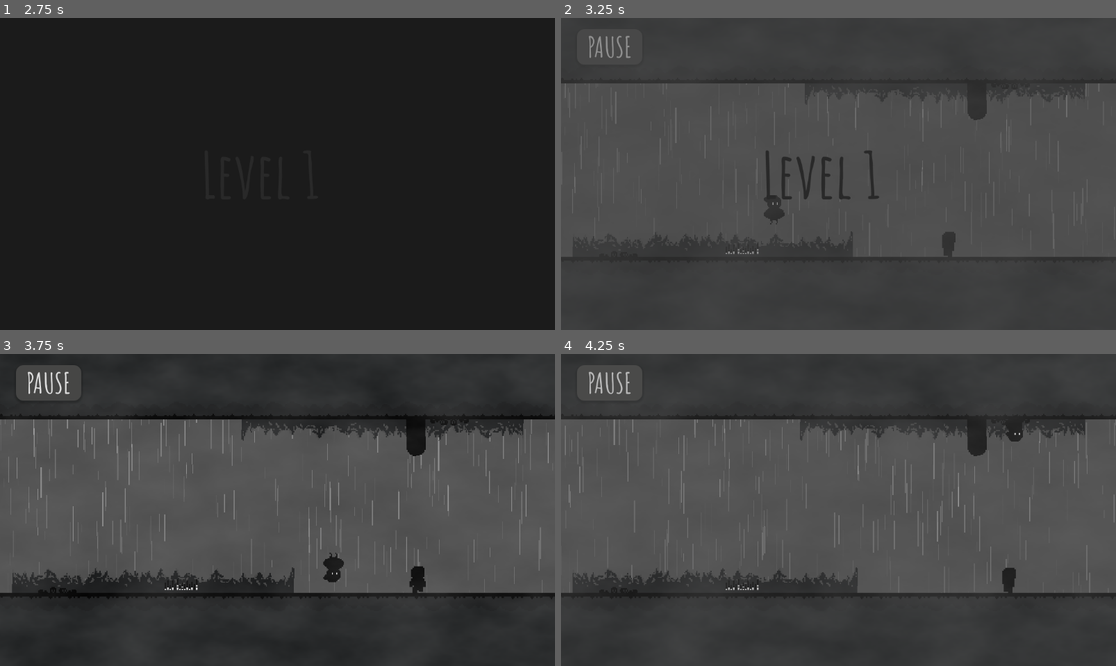
Above: before the commit, frames 1-4 (two rows, left to right).
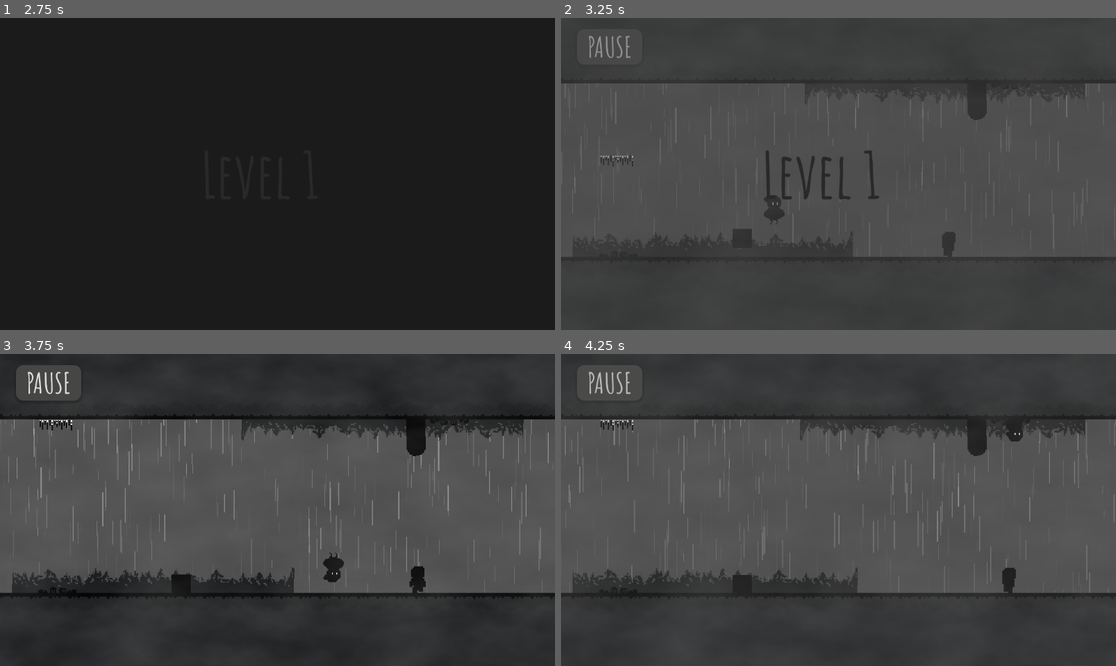
Above: after the commit, the same moments.

Repository: aliaprince916-commits/gravity
Game: Godot game, scene res://scenes/mainmenu.tscn
Two runs of this game, one before a commit and one after it. Both use one fixed random seed, a clock stepped at 60 frames per second and the inputs below.
Inputs:
- Up to frame 1 (2.75 s): click "play" at 0.5 s; click "play" at 1.25 s; click "1" at 2 s
- Up to frame 2 (3.25 s): tap Enter (ui_accept) at 2.75, 3.02 s; hold Right (ui_right) from 2.78 s (still down); tap G (g) at 2.85 s
- Up to frame 3 (3.75 s): keep holding Right (ui_right); tap G (g) at 3.6 s
- Up to frame 4 (4.25 s): keep holding Right (ui_right); tap Enter (ui_accept) at 3.77 s

Frame 1 is identical in both runs. In frame 2, 0.2% of the frame differs, in the area x 7-36%, y 44-76%; in frame 3, 0.2%; in frame 4, 0.1%.

Commit message:
وديع هلا

Diff:
--- /dev/null
+++ b/scenes/box.tscn
@@ -0,0 +1,19 @@
+[gd_scene load_steps=4 format=3 uid="uid://bavtm8roj4da"]
+
+[ext_resource type="Texture2D" uid="uid://blp8l72uggh32" path="res://assets/Dungeon Tile Set.png" id="1_3inec"]
+[ext_resource type="Script" uid="uid://c1gnh85xb8mxt" path="res://scripts/box.gd" id="1_ks2v0"]
+
+[sub_resource type="RectangleShape2D" id="RectangleShape2D_ks2v0"]
+size = Vector2(14, 14)
+
+[node name="box" type="CharacterBody2D" groups=["gravity"]]
+script = ExtResource("1_ks2v0")
+
+[node name="DungeonTileSet" type="Sprite2D" parent="."]
+self_modulate = Color(0, 0, 0, 1)
+texture = ExtResource("1_3inec")
+region_enabled = true
+region_rect = Rect2(160, 160, 16, 16)
+
+[node name="CollisionShape2D" type="CollisionShape2D" parent="."]
+shape = SubResource("RectangleShape2D_ks2v0")
--- a/scenes/lvl_prototype.tscn
+++ b/scenes/lvl_prototype.tscn
@@ -11,7 +11,8 @@
 [ext_resource type="PackedScene" uid="uid://b5rdv8xu15dff" path="res://scenes/monster.tscn" id="9_j0drg"]
 [ext_resource type="PackedScene" uid="uid://bp28bnr788mv5" path="res://scenes/finich.tscn" id="10_xh4mi"]
 [ext_resource type="PackedScene" uid="uid://gbfbhktwakum" path="res://scenes/lvl.tscn" id="11_r76lk"]
-[ext_resource type="PackedScene" path="res://scenes/particulse.tscn" id="12_cssb6"]
+[ext_resource type="PackedScene" uid="uid://cvcu8vln05hgw" path="res://scenes/particulse.tscn" id="12_cssb6"]
+[ext_resource type="PackedScene" uid="uid://bavtm8roj4da" path="res://scenes/box.tscn" id="13_trl1v"]
 
 [sub_resource type="TileSetAtlasSource" id="TileSetAtlasSource_kbqdv"]
 texture = ExtResource("2_6v2h5")
@@ -162,6 +163,7 @@
 [node name="player" parent="." instance=ExtResource("1_hpibf")]
 z_index = 1
 position = Vector2(90, -83)
+ghost_enabeld = false
 
 [node name="gr_ch" parent="." instance=ExtResource("4_6v2h5")]
 z_index = 1
@@ -216,4 +218,7 @@
 target = ExtResource("11_r76lk")
 
 [node name="CharacterBody2D" parent="." instance=ExtResource("12_cssb6")]
-position = Vector2(153, -71)
+position = Vector2(49, -68)
+
+[node name="box" parent="." instance=ExtResource("13_trl1v")]
+position = Vector2(153, -91)
--- a/scenes/monster.tscn
+++ b/scenes/monster.tscn
@@ -7,6 +7,7 @@
 [ext_resource type="Texture2D" uid="uid://d1wip3vl66iqu" path="res://assets/Skeletons/Animations/Die/Png_Files/Skeleton_die4.png" id="5_x2c6u"]
 [ext_resource type="Texture2D" uid="uid://b0834i0burujl" path="res://assets/Skeletons/Animations/Die/Png_Files/Skeleton_die5.png" id="6_ei7v0"]
 [ext_resource type="Texture2D" uid="uid://dbnqhtjq6ay1i" path="res://assets/Skeletons/Animations/Walk/PngFiles/Skeleton_walk-Sheet.png" id="7_1v1i4"]
+[ext_resource type="AudioStream" uid="uid://hidw072erk20" path="res://assets/hurt.wav" id="8_yce20"]
 
 [sub_resource type="CapsuleShape2D" id="CapsuleShape2D_n78d1"]
 radius = 6.0
@@ -150,5 +151,8 @@
 position = Vector2(1, 0.5)
 shape = SubResource("RectangleShape2D_fttm7")
 
+[node name="die_" type="AudioStreamPlayer2D" parent="."]
+stream = ExtResource("8_yce20")
+
 [connection signal="timeout" from="Timer" to="." method="_on_timer_timeout"]
 [connection signal="area_entered" from="Area2D" to="." method="_on_area_2d_area_entered"]
--- a/scenes/particulse.tscn
+++ b/scenes/particulse.tscn
@@ -4,12 +4,13 @@
 [ext_resource type="Texture2D" uid="uid://blp8l72uggh32" path="res://assets/Dungeon Tile Set.png" id="2_b0hhx"]
 
 [sub_resource type="RectangleShape2D" id="RectangleShape2D_ub2xj"]
-size = Vector2(27.25, 1.5625)
+size = Vector2(26, 2.5)
 
 [sub_resource type="RectangleShape2D" id="RectangleShape2D_jju3v"]
-size = Vector2(27, 9)
+size = Vector2(28, 7)
 
 [node name="CharacterBody2D" type="CharacterBody2D" groups=["gravity"]]
+z_index = 1
 script = ExtResource("1_jju3v")
 
 [node name="Sprite2D" type="Sprite2D" parent="."]
@@ -18,12 +19,13 @@
 region_rect = Rect2(16, 231, 27, 9)
 
 [node name="CollisionShape2D" type="CollisionShape2D" parent="."]
-position = Vector2(0, 3.78125)
+position = Vector2(0, 3.25)
 shape = SubResource("RectangleShape2D_ub2xj")
 
 [node name="die_zone" type="Area2D" parent="."]
 
 [node name="CollisionShape2D" type="CollisionShape2D" parent="die_zone"]
+position = Vector2(0, 1.5)
 shape = SubResource("RectangleShape2D_jju3v")
 
 [connection signal="body_entered" from="die_zone" to="." method="_on_die_zone_body_entered"]
--- a/scenes/player.tscn
+++ b/scenes/player.tscn
@@ -7,6 +7,8 @@
 [ext_resource type="AudioStream" uid="uid://cohj74d588mdr" path="res://assets/g.mp3" id="4_dqkch"]
 [ext_resource type="FontFile" uid="uid://copffo3ccnjyl" path="res://assets/Icons_Essential/AmaticSC-Regular.ttf" id="6_fjrip"]
 [ext_resource type="FontFile" uid="uid://8muqk22fpwd5" path="res://assets/Icons_Essential/AmaticSC-Bold.ttf" id="6_tuyoq"]
+[ext_resource type="AudioStream" uid="uid://c1acj8f0m0hvp" path="res://assets/universfield-computer-mouse-click-02-383961 (1).mp3" id="8_smehm"]
+[ext_resource type="AudioStream" uid="uid://hidw072erk20" path="res://assets/hurt.wav" id="9_ur7pv"]
 
 [sub_resource type="AtlasTexture" id="AtlasTexture_dqkch"]
 atlas = ExtResource("2_qhqgy")
@@ -78,7 +80,7 @@
 }],
 "loop": false,
 "name": &"die",
-"speed": 3.0
+"speed": 8.0
 }, {
 "frames": [{
 "duration": 1.0,
@@ -247,6 +249,8 @@
 sprite_frames = SubResource("SpriteFrames_fulsm")
 animation = &"die"
 autoplay = "idle"
+frame = 2
+frame_progress = 1.0
 
 [node name="CollisionShape2D" type="CollisionShape2D" parent="."]
 position = Vector2(-1, 2)
@@ -347,21 +351,31 @@
 process_mode = 3
 
 [node name="ColorRect" type="ColorRect" parent="CanvasLayer2/PauseMenu"]
-offset_left = -32.0
-offset_top = -35.0
-offset_right = 1180.0
-offset_bottom = 673.0
+offset_left = -23.0
+offset_top = -25.0
+offset_right = 1189.0
+offset_bottom = 683.0
 color = Color(0, 0, 0, 0.6156863)
 
 [node name="Control" type="VBoxContainer" parent="CanvasLayer2/PauseMenu"]
-offset_left = 319.0
-offset_top = 367.0
-offset_right = 803.0
-offset_bottom = 597.0
+anchors_preset = 7
+anchor_left = 0.5
+anchor_top = 1.0
+anchor_right = 0.5
+anchor_bottom = 1.0
+offset_left = -285.0
+offset_top = -363.0
+offset_right = 285.0
+offset_bottom = -90.0
+grow_horizontal = 2
+grow_vertical = 0
+theme_override_constants/separation = 10
 
 [node name="resume" type="Button" parent="CanvasLayer2/PauseMenu/Control"]
+process_mode = 3
 layout_mode = 2
 size_flags_horizontal = 3
+size_flags_vertical = 3
 theme_override_fonts/font = ExtResource("6_tuyoq")
 theme_override_font_sizes/font_size = 58
 theme_override_styles/normal = SubResource("StyleBoxFlat_y4r1p")
@@ -371,8 +385,10 @@
 text = "resume"
 
 [node name="levels" type="Button" parent="CanvasLayer2/PauseMenu/Control"]
+process_mode = 3
 layout_mode = 2
 size_flags_horizontal = 3
+size_flags_vertical = 3
 theme_override_fonts/font = ExtResource("6_tuyoq")
 theme_override_font_sizes/font_size = 58
 theme_override_styles/normal = SubResource("StyleBoxFlat_y4r1p")
@@ -383,8 +399,10 @@
 "
 
 [node name="Quit" type="Button" parent="CanvasLayer2/PauseMenu/Control"]
+process_mode = 3
 layout_mode = 2
 size_flags_horizontal = 3
+size_flags_vertical = 3
 theme_override_fonts/font = ExtResource("6_tuyoq")
 theme_override_font_sizes/font_size = 58
 theme_override_styles/normal = SubResource("StyleBoxFlat_y4r1p")
@@ -419,6 +437,12 @@
 theme_override_styles/focus = SubResource("StyleBoxEmpty_qfm1y")
 text = "PAUSE"
 
+[node name="click" type="AudioStreamPlayer2D" parent="."]
+stream = ExtResource("8_smehm")
+
+[node name="die_" type="AudioStreamPlayer2D" parent="."]
+stream = ExtResource("9_ur7pv")
+
 [connection signal="pressed" from="CanvasLayer/home" to="." method="_on_home_pressed"]
 [connection signal="pressed" from="CanvasLayer/retry" to="." method="_on_retry_pressed"]
 [connection signal="body_entered" from="Area2D" to="." method="_on_area_2d_body_entered"]
--- /dev/null
+++ b/scripts/box.gd
@@ -0,0 +1,16 @@
+extends CharacterBody2D
+var dir_g=1
+func _physics_process(delta: float) -> void:
+	var is_floor=is_grav(dir_g)
+	if !is_floor:
+		velocity=get_gravity()*delta*dir_g
+	velocity.x=move_toward(velocity.x,0,5)
+	move_and_slide()
+# البحث عن هل هو في الجاذبية الصحيحة لتصحيح التجاه
+func is_grav(g):
+	if is_on_floor() and g==1:
+		return true
+	elif is_on_ceiling() and g==-1:
+		return true
+	else:
+		return false
--- a/scripts/monster.gd
+++ b/scripts/monster.gd
@@ -1,6 +1,6 @@
 extends CharacterBody2D
 @onready var timer: Timer = $Timer
-
+@onready var die_: AudioStreamPlayer2D = $die_
 @onready var director: RayCast2D = $director
 @onready var animated_sprite_2d: AnimatedSprite2D = $AnimatedSprite2D
 # هذ المتغير لازم يكون في كل حاجة حاب نبدل لها الجاذبية
@@ -53,6 +53,7 @@
 	else:
 		return false
 func die():
+	die_.play()
 	set_physics_process(false)
 	animated_sprite_2d.visible = false
 	$CPUParticles2D.emitting = true
@@ -60,9 +61,3 @@
 func _on_timer_timeout() -> void:
 	queue_free()
 	pass # Replace with function body.
-
-
-#func _on_area_2d_area_entered(area: Area2D) -> void:
-	#if area.is_in_group("particals"):
-		#die()
-		#print("hello")
--- a/scripts/particulse.gd
+++ b/scripts/particulse.gd
@@ -1,14 +1,19 @@
 extends CharacterBody2D
-
-
-# Called when the node enters the scene tree for the first time.
-func _ready() -> void:
-	pass # Replace with function body.
-
-
+@onready var collision_shape_2d: CollisionShape2D = $CollisionShape2D
+@onready var sprite_2d: Sprite2D = $Sprite2D
+var dir_g=1
 # Called every frame. 'delta' is the elapsed time since the previous frame.
 func _process(delta: float) -> void:
-	pass
+	var is_floor=is_grav(dir_g)
+	if !is_floor:
+		velocity+=get_gravity()*delta*dir_g
+	if dir_g==1:
+		sprite_2d.flip_v=false
+		collision_shape_2d.position.y=3.25
+	else:
+		sprite_2d.flip_v=true
+		collision_shape_2d.position.y=-3.25
+	move_and_slide()
 
 
 
@@ -16,3 +21,12 @@
 func _on_die_zone_body_entered(body: Node2D) -> void:
 	if body.is_in_group("die"):
 		body.die()
+	pass
+# البحث عن هل هو في الجاذبية الصحيحة لتصحيح التجاه
+func is_grav(g):
+	if is_on_floor() and g==1:
+		return true
+	elif is_on_ceiling() and g==-1:
+		return true
+	else:
+		return false
--- a/scripts/player.gd
+++ b/scripts/player.gd
@@ -12,7 +12,8 @@
 @onready var message_label = $CanvasLayer/DeathMessage
 @onready var g: AudioStreamPlayer2D = $g
 @onready var jump: AudioStreamPlayer2D = $jump
-
+@onready var click: AudioStreamPlayer2D = $click
+@onready var die_: AudioStreamPlayer2D = $die_
 @onready var animated_sprite_2d: AnimatedSprite2D = $AnimatedSprite2D
 # هذ المتغير لازم يكون في كل حاجة حاب نبدل لها الجاذبية
 var dir_p=1
@@ -30,6 +31,19 @@
 	if Input.is_action_just_pressed("g") and is_floor:
 		dir_p*=-1
 		g.play()
+	# كود دفع الصناديق (يوضع في سكريبت اللاعب)
+	for i in get_slide_collision_count():
+		var collision = get_slide_collision(i)
+		var collider = collision.get_collider()
+		if collider is CharacterBody2D and collider.name.contains("box"):
+			collider.velocity.x = velocity.x + (sign(velocity.x) * 50)
+
+
+
+
+
+
+
 
 # دالة القفز والجمب
 func gravity_jump(delta,is_floor):
@@ -87,6 +101,8 @@
 	# تشغيل أنميشن الموت
 	if animated_sprite_2d.sprite_frames.has_animation("die"):
 		animated_sprite_2d.play("die")
+		die_.play()
+
 
 	# الانتظار حتى ينتهي الأنميشن تماماً (أهم خطوة في Godot 4)
 	await animated_sprite_2d.animation_finished
@@ -123,6 +139,7 @@
 	message_label.text = messages.pick_random()
 
 	death_ui.show()
+	$CanvasLayer2/PauseButton.hide()
 	Input.set_mouse_mode(Input.MOUSE_MODE_VISIBLE)
 func _on_retry_pressed() -> void:
 	get_tree().reload_current_scene()
@@ -146,15 +163,24 @@
 
 # 2. وظيفة زر العودة (resume) - الموجود داخل Control
 func _on_resume_pressed():
+	click.play()
 	get_tree().paused = false  # تشغيل اللعبة
 	pause_menu.hide()          # إخفاء القائمة
 	pause_button.show()     # إظهار زر البوز
 
 # 3. وظيفة زر الخروج (Quit)
 func _on_quit_pressed():
+	click.play()
 	get_tree().quit()          # إغلاق اللعبة
 
 
 func _on_levels_pressed() -> void:
-	get_tree().change_scene_to_file("res://scenes/main_lvl.tscn")
+	click.play()
+	get_tree().paused = false
+	Transition.change_scean("res://scenes/main_lvl.tscn",0,"")
 	pass # Replace with function body.
+
+
+func _on_area_2d_body_entered(body: Node2D) -> void:
+	if body.is_in_group("die" ) and body.name!="player":
+		die()
Not shown: 1 places in scenes/lvl_prototype.tscn that only renumber resources
Not shown: 1 places in scenes/monster.tscn that only renumber resources
Not shown: 1 places in scenes/player.tscn that only renumber resources
Not shown, added: scripts/box.gd.uid
